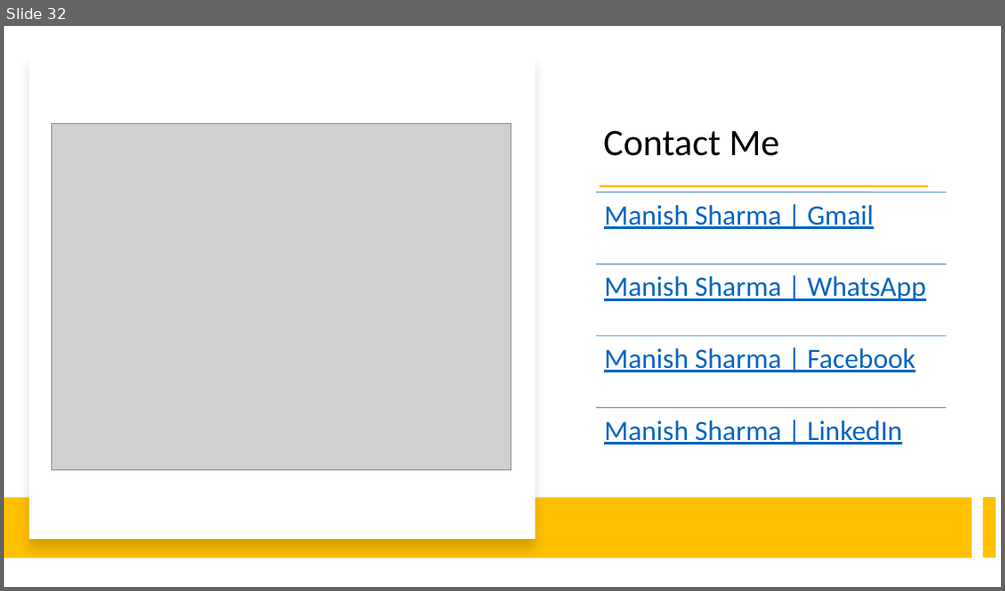
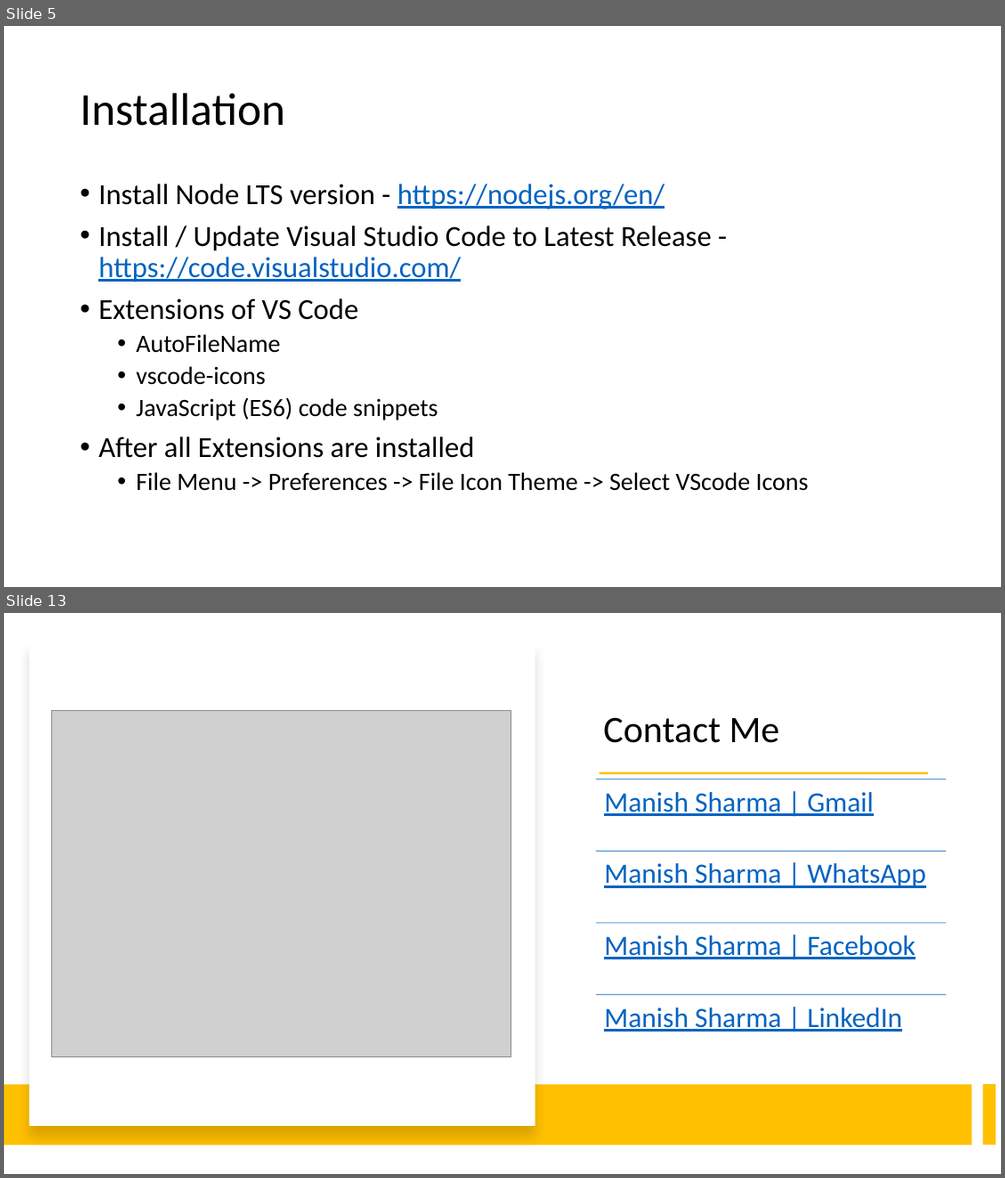
Before and after one commit to explore-with-manish/BFL_Byte_Jul23, a slide deck: Ng-Byte.pptx. Shown one above the other, each under a label of ours: slide 32 before the commit, slides 5 and 13 after it; the slides between them are not shown. The pictures are 1005x591 and 1005x1178 pixels, drawn with LibreOffice and Linux fonts; fonts in the diff are those of the drawing; grey boxes stand for pictures. Boxes give left, top, right and bottom in pixels: in the first picture for what was removed or moved away, otherwise in the second. Text is boxed around its words. In the diff, an @@ line names an element or a change of style, - is before the commit and + after.

```diff
--- a/Ng-Byte.pptx
+++ b/Ng-Byte.pptx
@@ slide 5 added at (4,26,1001,587), background #FFFFFF @@
@@ title added at (80,93,285,126), 44 pt, text #000000 @@
+Installation
@@ text added at (98,184,809,491), 28 pt, text #000000 @@
+• Install Node LTS version - https://nodejs.org/en/
+• Install / Update Visual Studio Code to Latest Release - https://code.visualstudio.com/
+• Extensions of VS Code
+  • AutoFileName
+  • vscode-icons
+  • JavaScript (ES6) code snippets
+• After all Extensions are installed
+  • File Menu -> Preferences -> File Icon Theme -> Select VScode Icons
@@ what was slide 32 is now slide 13 @@
```
Also in this commit, not shown: 11 other slides added, 31 slides removed.
